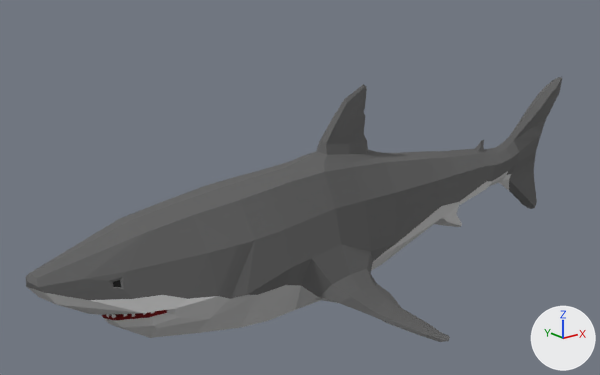
The glTF model static/models/Boat/newShark.glb, before and after one commit.
One viewpoint serves both versions: a 50 mm lens placed at (-6.34, -6.59, 2.15), pointed at (-0.79, 0.35, -0.62). The lights are fixed; the arrows at lower right show +X, +Y and +Z. Where no turn or scale is listed for an object, it has been applied to the vertices. Vertices at the same position are counted once.

The older version as bpy lines, for what is in view:
```python
me_cube_021 = bpy.data.meshes.new('Cube.021')
me_cube_021.from_pydata(...)  # 827 vertices, 1494 faces; spans x 0.3..1.68, y -2.72..1.57, z -0.89..0.87
me_cube_021.materials.append(mat_material_001)  # picture img_polypackfish
ob_sharkv1 = bpy.data.objects.new('SharkV1', me_cube_021)
ob_sharkv1.location = (0.732, 0.017, -2.44)
ob_sharkv1.rotation_euler = (-0.0000755, -1.584, -1.571)  # degrees (0, -91, -90)
ob_sharkv1.scale = (1.77, 1.77, 1.77)
```
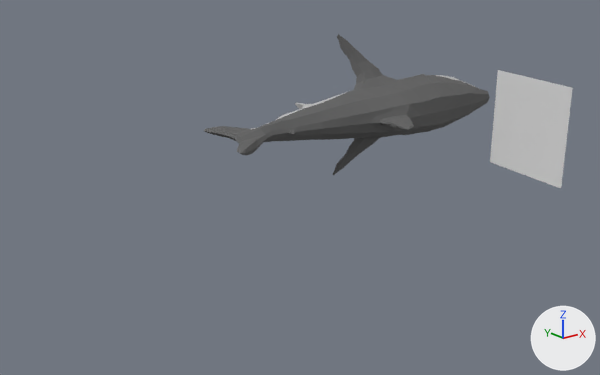
Commit message: new sharks

Edits to the bpy script that builds the scene:
```text
Change me_cube_021:
    used by ob_sharkv1; location = (0.732, 0.017, -2.44); rotation_euler = (-0.0000755, -1.584, -1.571), in degrees (0, -91, -90); scale = (1.77, 1.77, 1.77)
    remove me_cube_021.from_pydata(...)  # 827 vertices, 1494 faces; spans x 0.3..1.68, y -2.72..1.57, z -0.89..0.87
    add me_cube_021.from_pydata(...)  # 826 vertices, 1492 faces; spans x -1.93..2.37, y -0.82..0.94, z -0.29..1.09
    me_cube_021 part 1: a new loose piece of 570 vertices spanning x -1.93..2.37, y -0.82..0.94, z -0.29..1.09, in mat_material_001 (picture img_polypackfish)
    me_cube_021 part 2: 571 vertices removed from x 0.3..1.68, y -2.72..1.57, z -0.89..0.87
Add me_plane_002:
    me_plane_002.from_pydata([(0.167, 1.1, 0.568), (0.008, -0.021, 0.536), (0.182, 1.131, -0.565), (0.023, 0.01, -0.597)], [], [(0, 1, 3), (0, 3, 2)])
Change ob_sharkv1:
    ob_sharkv1.scale: (1.77, 1.77, 1.77) -> (1.0, 1.0, 1.0)
    ob_sharkv1.location: (0.732, 0.017, -2.44) -> (0.0, 0.715, 0.0)
    ob_sharkv1.rotation_euler: (-0.0000755, -1.584, -1.571) -> (1.571, 0.0, 0.0)  # degrees (0, -91, -90) -> degrees (90, 0, 0)
Add ob_planeshark:
    ob_planeshark = bpy.data.objects.new('PlaneShark', me_plane_002)
    ob_planeshark.location = (1.381, -1.538, -0.008)
```

Changed parts and their boxes (x1, y1, x2, y2) in the pictures (600 x 375 px):
'SharkV1', reshaped, moved, turned, rescaled: before (26, 77, 562, 342); after (204, 34, 490, 175)
'PlaneShark', added: after (490, 70, 573, 188)
part 1 of me_cube_021, added: after (204, 34, 490, 175)
part 2 of me_cube_021, deleted: before (26, 77, 562, 342)
